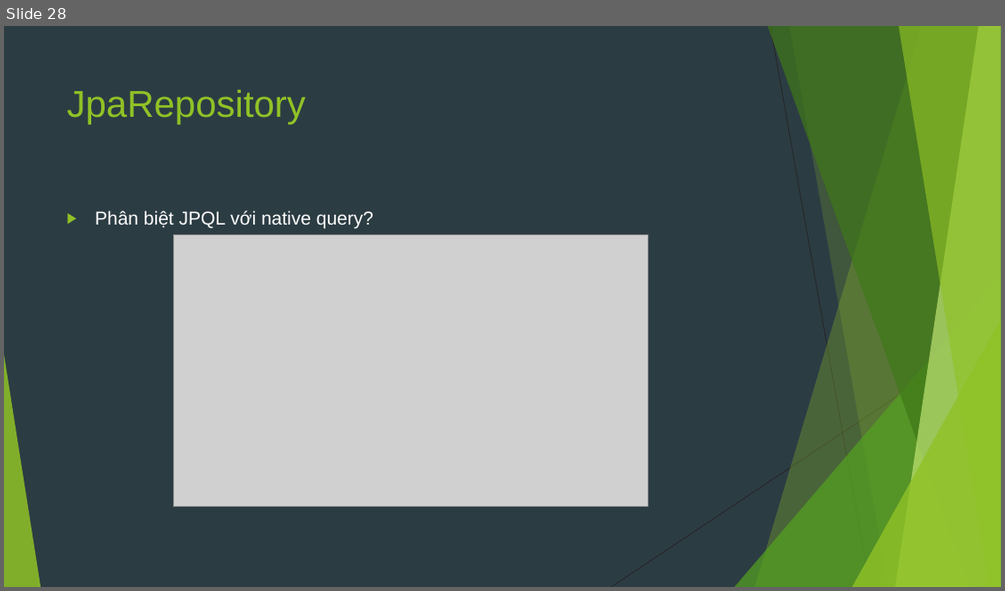
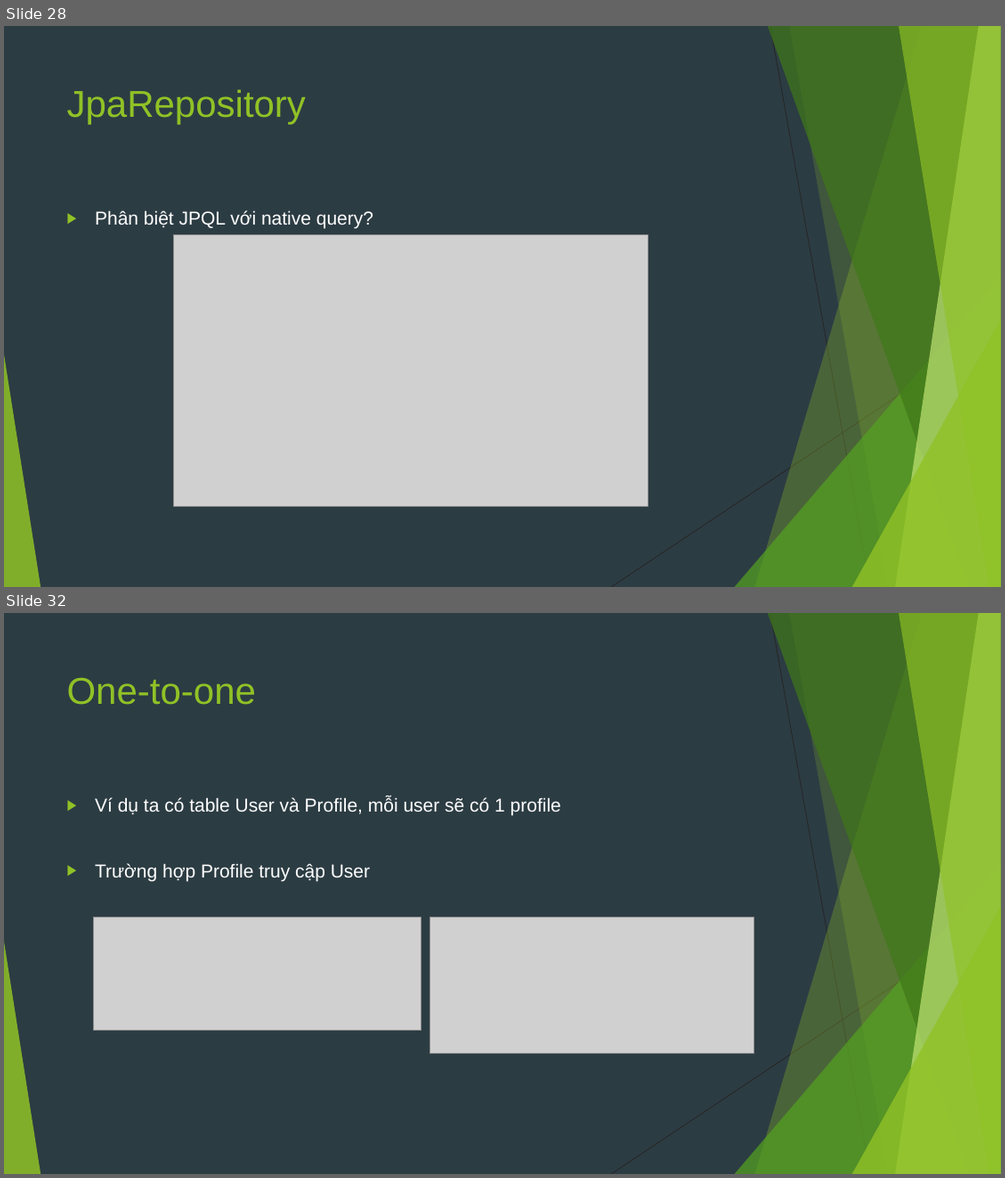
Before and after one commit to sobbingwind/SpringBoot, a slide deck: 07.Spring Data JPA.pptx. Shown one above the other, each under a label of ours: slide 28 before the commit, slides 28 and 32 after it; the slides between them are not shown. The pictures are 1005x591 and 1005x1178 pixels, drawn with LibreOffice and Linux fonts; fonts in the diff are those of the drawing; grey boxes stand for pictures. Boxes give left, top, right and bottom in pixels: in the first picture for what was removed or moved away, otherwise in the second. Text is boxed around its words. In the diff, an @@ line names an element or a change of style, - is before the commit and + after.

```diff
--- a/07.Spring Data JPA.pptx
+++ b/07.Spring Data JPA.pptx
@@ slide 32 added at box(4, 613, 1001, 1174), background #2C3C43; not listed: 10 template elements that a slide beside it also shows @@
@@ title added at box(67, 678, 256, 705), 36 pt, text #90C226 @@
+One-to-one
@@ text added at box(95, 797, 561, 881), 18 pt, text #FFFFFF @@
+▶ Ví dụ ta có table User và Profile, mỗi user sẽ có 1 profile
+▶ Trường hợp Profile truy cập User
@@ picture added at box(94, 917, 421, 1030) @@
@@ picture added at box(430, 917, 754, 1054) @@
```
Also in this commit, not shown: 1 slide changed, 8 other slides added.
